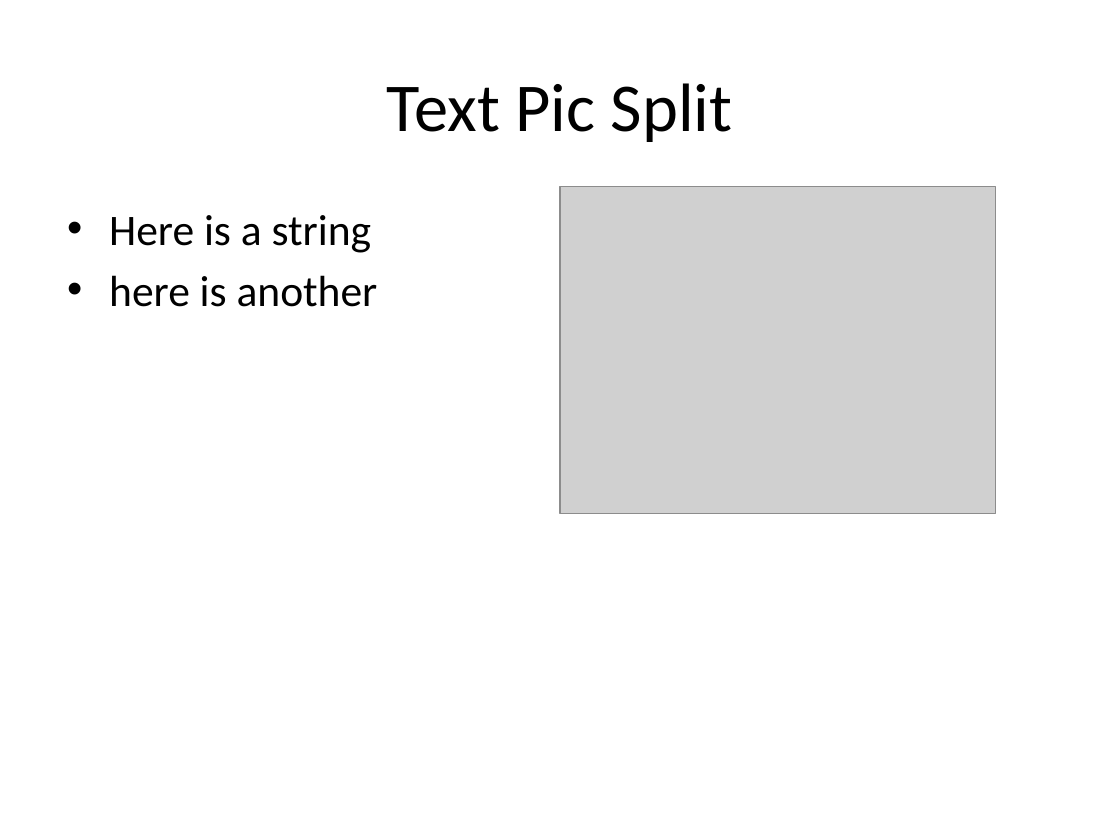
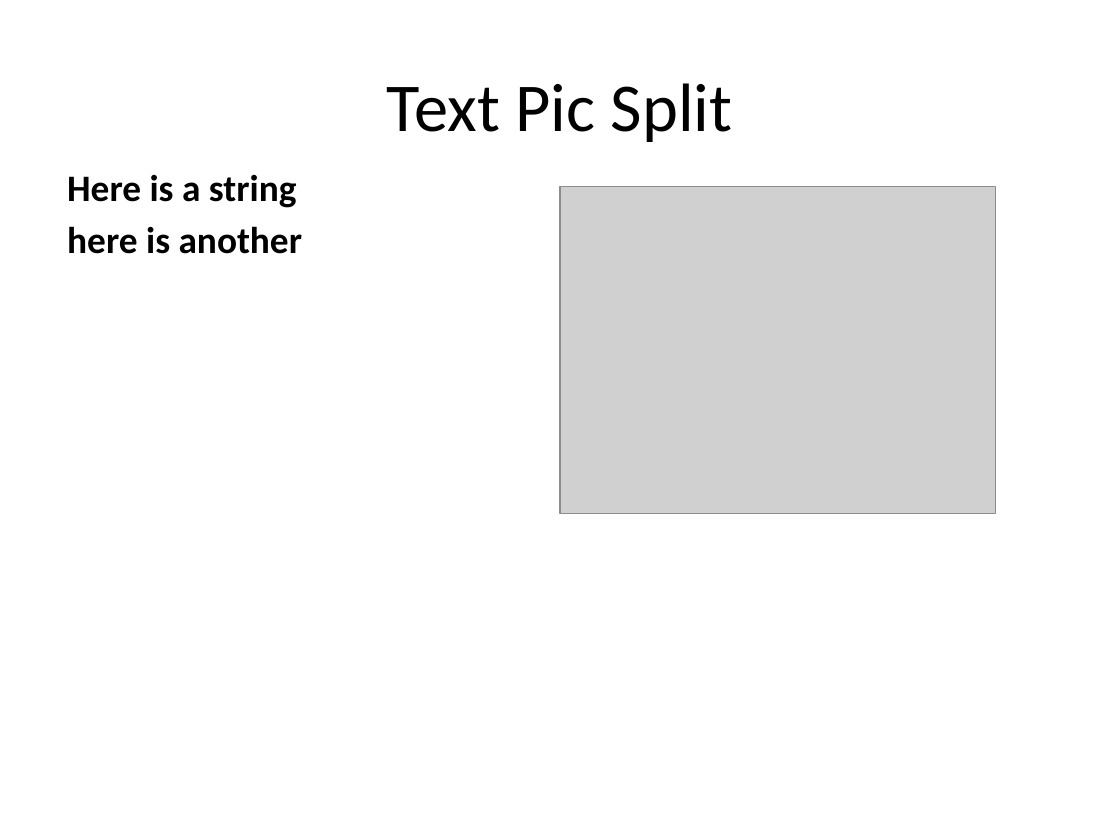
Before and after one commit to pythonicrubyist/powerpoint, a slide deck: slide 5 of samples/pptx/sample.pptx. Drawn at 1120x840 pixels with LibreOffice and Linux fonts; fonts in the diff are those of the drawing; grey boxes stand for pictures. Boxes give left, top, right and bottom in pixels: in the first picture for what was removed or moved away, otherwise in the second. Text is boxed around its words. In the diff, an @@ line names an element or a change of style, - is before the commit and + after.

```diff
--- a/samples/pptx/sample.pptx
+++ b/samples/pptx/sample.pptx
@@ text "Here is a string": place and size @@
-text "Here is a string" at (109,215,378,307)
+text "Here is a string" at (67,175,302,254)
@@ text "Here is a string" at (67,175,302,254): size 28 to 24 pt, bold on; bullet • to none; vertical alignment top to bottom @@
```
Also in this commit, not shown: 6 other slides changed, 5 other files.
